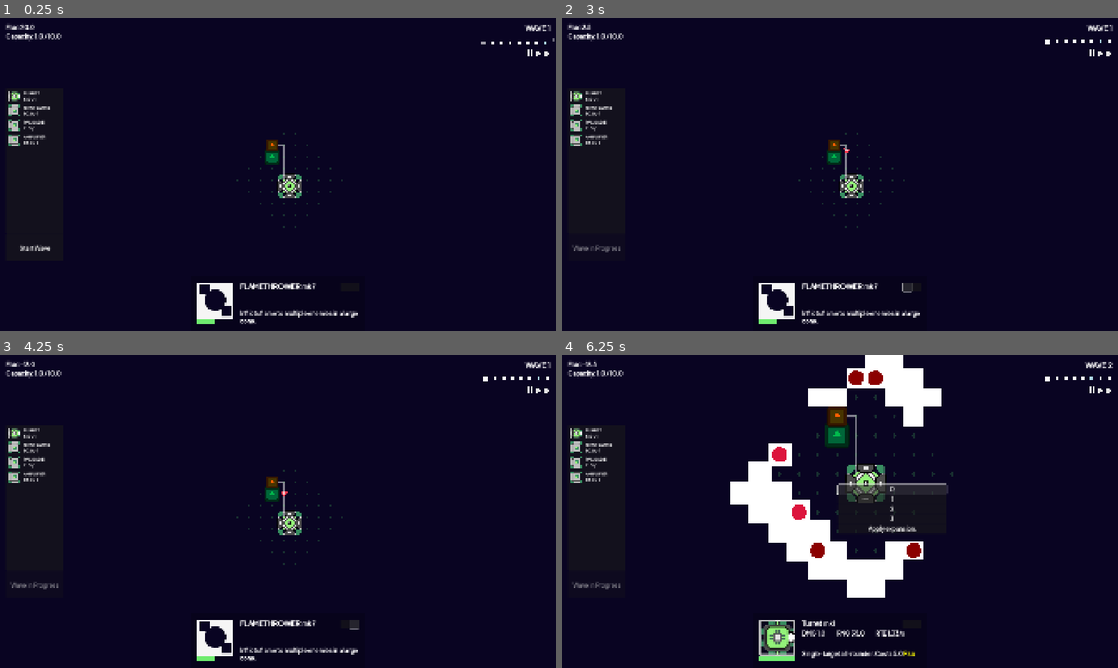
Above: before the commit, frames 1-4 (two rows, left to right).
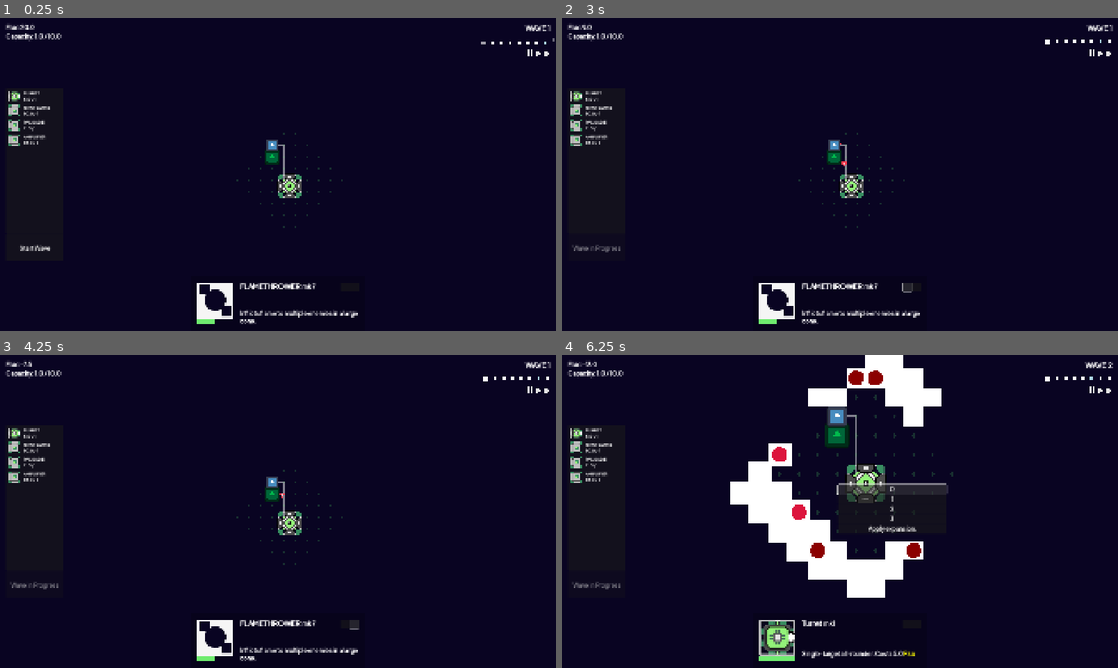
Above: after the commit, the same moments.

Repository: inf-35/tower-defense
Game: Godot game, scene res://island.tscn
Same seed, same stepped clock (60 frames per second), same inputs: the game is played once before the commit and once after it. The engine's default icon, where the game draws it, is replaced by a stand-in: a white triangle on a blue panel in a dark square.
Inputs (mouse positions are in pixels of both pictures, inside the frame that each line leads up to):
- Up to frame 1 (0.25 s): no input
- Up to frame 2 (3 s): click "Start Wave" at 0.5 s; click (1101, 52) at 1.25 s; click (1106, 52) at 2 s; click (906, 287) at 2.75 s
- Up to frame 3 (4.25 s): click (355, 624) at 3.5 s
- Up to frame 4 (6.25 s): click (595, 433) at 4.25 s; move the mouse to (862, 655) at 5.02 s; hold Right (pan_right) 5.03-5.75 s; hold R (rotate_preview) 5.03-5.75 s; click (862, 655) at 5.17 s; click "0" at 5.75 s

The runs differ from the first frame. In frame 1, less than 0.1% of the frame differs, in the area x 47-50%, y 38-43%; in frame 2, 0.1%; in frame 3, 0.1%; in frame 4, 0.5%, in the area x 4-62%, y 2-90%.
Error in both runs: Invalid access to property or key 'type' on a base object of type 'Nil'. (res://UI/inspector.gd:160)

Commit message:
Implemented shields, phasing enemies

Diff:
--- a/Content/Effects/capacity_generator.tres
+++ b/Content/Effects/capacity_generator.tres
@@ -6,7 +6,7 @@
 script = ExtResource("1_760fe")
 params = {
 "base_capacity": 0.0,
-"terrain_conditional_capacity": [1, 5.0]
+"terrain_conditional_capacity": [0, 5.0]
 }
 effect_type = 2
 metadata/_custom_type_script = "uid://bigp8gkrdqok7"
--- a/Content/Health/milita.tres
+++ b/Content/Health/milita.tres
@@ -5,6 +5,5 @@
 [resource]
 script = ExtResource("1_nuaja")
 max_health = 2.0
-regeneration = 0.0
-regen_percent = 0.0
+max_shield = 0.1
 metadata/_custom_type_script = "uid://bxb1t1jy3gjrq"
--- a/Content/attack_data.gd
+++ b/Content/attack_data.gd
@@ -7,11 +7,11 @@
 	set(new_value):
 		range = new_value
 		value_changed.emit(Attributes.id.RANGE)
-@export var cooldown: float = 1.0:
+@export var cooldown: float = 1.0: ##cooldown between attacks
 	set(new_value):
 		cooldown = new_value
 		value_changed.emit(Attributes.id.COOLDOWN)
-@export var radius: float = 0.0:
+@export var radius: float = 0.0: ##range of AOE effect
 	set(new_value):
 		radius = new_value
 		value_changed.emit(Attributes.id.RADIUS)
@@ -19,6 +19,7 @@
 	set(new_value):
 		damage = new_value
 		value_changed.emit(Attributes.id.DAMAGE)
+@export var breaking: bool = false ##can this attack damage shields?
 
 @export var status_effects: Array[StatusEffectPrototype] = []
 @export var modifiers: Array[ModifierDataPrototype] = []
@@ -55,6 +56,7 @@
 	hit_data.damage = damage
 	hit_data.expected_damage = damage
 	hit_data.radius = radius
+	hit_data.breaking = breaking
 	hit_data.modifiers = generate_modifiers()
 	hit_data.status_effects = format_status_effects()
 
--- a/Content/health_data.gd
+++ b/Content/health_data.gd
@@ -14,3 +14,5 @@
 	set(new_value):
 		regen_percent = new_value
 		value_changed.emit(Attributes.id.REGEN_PERCENT)
+
+@export var max_shield: float = 0.0
--- a/Indexes/wave_enemies.gd
+++ b/Indexes/wave_enemies.gd
@@ -13,15 +13,15 @@
 
 const UNIT_DATA: Dictionary[Units.Type, Dictionary] = {
 	Units.Type.BASIC:   {"cost": 10, "tags": [&"GRUNT", &"MELEE"], "wave": 0},
-	Units.Type.BUFF:    {"cost": 20, "tags": [	&"SUPPORT"], "wave": 4},
+	Units.Type.BUFF:    {"cost": 20, "tags": [&"SUPPORT"], "wave": 4},
 	Units.Type.DRIFTER: {"cost": 30, "tags": [&"GRUNT", &"SIEGE"], "wave": 8},
 	Units.Type.ARCHER:  {"cost": 40, "tags": [&"RANGED", &"SIEGE", &"SQUISHY"], "wave": 12},
 }
 
 # --- director configuration ---
-const BASE_BUDGET: float = 50.0
-const BUDGET_PER_WAVE: float = 20.0
-const QUADRATIC_BUDGET_SCALING: float = 0.4
+const BASE_BUDGET: float = 40.0
+const BUDGET_PER_WAVE: float = 24.0
+const QUADRATIC_BUDGET_SCALING: float = 1.2
 
 # the main public function, now a procedural generator
 static func get_enemies_for_wave(wave: int) -> Array[Array]:
--- a/Objects/EventData/hit_data.gd
+++ b/Objects/EventData/hit_data.gd
@@ -1,15 +1,16 @@
 extends EventData
 class_name HitData #stores information about a hit (runtime)
 
-var source: Unit #dealer of hit
-var target: Unit #receiver of hit
+var source: Unit ##dealer of hit
+var target: Unit ##receiver of hit
 
 var damage: float = 0.0
-var radius: float = 0.0 #AOE effect of the hit
+var radius: float = 0.0 ##AOE effect range of the hit
+var breaking: bool = false ##can this hit damage shields?
 var modifiers: Array[Modifier] = []
-var status_effects: Dictionary[Attributes.Status, Vector2] = {} #Attributes.Status -> Vector2(stack, cooldown)
+var status_effects: Dictionary[Attributes.Status, Vector2] = {} ##Attributes.Status -> Vector2(stack, cooldown)
 
-var expected_damage: float = 0.0 #see TargetingCoordinator, projected amount of damage caused
+var expected_damage: float = 0.0 ##see TargetingCoordinator, projected amount of damage caused
 
 var vfx_on_spawn : VFXInfo #see VFXManager and VFXInstance
 var vfx_on_impact : VFXInfo
--- a/UnitComponents/health_component.gd
+++ b/UnitComponents/health_component.gd
@@ -5,7 +5,6 @@
 signal health_changed(new_health: float)
 
 @export var health_data: HealthData = preload("res://Content/Health/tower_default.tres")
-
 
 var _modifiers_component: ModifiersComponent
 
@@ -25,6 +24,8 @@
 
 		if health < 0.01:
 			died.emit()
+var shield: float = health_data.max_shield #not linked to a attribute, simple counter
+#NOTE: shield does not support fancy effects, like boosts to shield as it is not linked to the modifiers component system
 
 func inject_components(modifiers_component: ModifiersComponent):
 	if modifiers_component != null:
@@ -58,8 +59,8 @@
 		hitbox.monitoring = false
 		hitbox.monitorable = true
 
+	shield = health_data.max_shield
 	UI.update_unit_health.emit(unit, max_health, health)
-
 
 func _ready():
 	pass
@@ -67,11 +68,6 @@
 	#_stagger = randi_range(0, _STAGGER_CYCLE)
 
 func _process(delta : float) -> void:
-	#_stagger += 1
-	#_accumulated_delta += delta
-	#if _stagger % _STAGGER_CYCLE != 1:
-		#return
-
 	var regeneration: float = get_stat(_modifiers_component, health_data, Attributes.id.REGENERATION)
 	var regen_percent: float = get_stat(_modifiers_component, health_data, Attributes.id.REGEN_PERCENT)
 	if regeneration == 0 and regen_percent == 0:
--- a/UnitComponents/navigation_component.gd
+++ b/UnitComponents/navigation_component.gd
@@ -6,7 +6,14 @@
 
 var movement_component: MovementComponent
 var goal: Vector2i = Vector2i.ZERO
-@export var ignore_walls: bool = false
+@export var ignore_walls: bool = false ##ignore walls during pathfinding?
+
+# --- deviation state ---
+const DEVIATION_INTERVAL: float = 0.6 # how often to pick a new random offset (in seconds)
+const DEVIATION_MAGNITUDE: float = Island.CELL_SIZE * 0.3 # how far the unit can stray
+
+var _deviation_timer: float = 0.0
+var _current_deviation: Vector2 = Vector2.ZERO
 
 var blocking_tower: Tower:
 	set(nt):
@@ -21,37 +28,29 @@
 		_current_waypoint_index = ncwi
 		if len(_path) > _current_waypoint_index:
 			_current_waypoint = _path[_current_waypoint_index]
-
-		# after advancing the waypoint, re-check our blocking status
 		_re_evaluate_blocking_state()
 
 var _current_waypoint: Vector2i
-
 var _path: Array[Vector2i] = []:
 	set(new_path):
 		_path = new_path
-		# use 'self.' to trigger the setter for the index
 		self._current_waypoint_index = 0
-		# immediately after getting a new path, check if we are blocked
 		_re_evaluate_blocking_state(true)
 
-#single, authoritative function for checking for blocking towers.
+# single, authoritative function for checking for blocking towers
 func _re_evaluate_blocking_state(check_local: bool = false) -> void:
-	if unit.incorporeal:
+	if unit.incorporeal or unit.phasing:
 		self.blocking_tower = null
 		return
 
 	var cells_to_check: Array[Vector2i] = []
-	# 1. check the tile the unit is currently on
 	if is_instance_valid(movement_component) and check_local:
 		cells_to_check.append(movement_component.cell_position)
-	# 2. check the next tile we are moving towards
 	if _current_waypoint_index < _path.size():
 		cells_to_check.append(_path[_current_waypoint_index])
 
 	for cell: Vector2i in cells_to_check:
 		var unit_on_tile: Tower = References.island.get_tower_on_tile(cell)
-
 		if is_instance_valid(unit_on_tile) and unit_on_tile.hostile != unit.hostile and unit_on_tile.blocking:
 			if self.blocking_tower != unit_on_tile:
 				self.blocking_tower = unit_on_tile
@@ -63,91 +62,83 @@
 
 	self.blocking_tower = null
 
+# this function generates a new random offset and resets the timer
+func _update_deviation() -> void:
+	# reset the timer with a little randomness to desynchronize units
+	_deviation_timer = DEVIATION_INTERVAL + randf_range(-0.1, 0.1)
+	# generate a new random direction vector
+	_current_deviation = Vector2.from_angle(randf() * TAU) * DEVIATION_MAGNITUDE
+
 func _ready():
-	Navigation.field_cleared.connect(func():
-		update_path()
-	)
-
+	Navigation.field_cleared.connect(update_path)
 	_STAGGER_CYCLE = 5
 	_stagger += randi_range(0, _STAGGER_CYCLE)
 
 func update_path():
 	var path_data: Navigation.PathData = Navigation.find_path(movement_component.cell_position, goal, ignore_walls)
+
+	# when the path is updated, we must also update our deviation to ensure responsiveness
+	_update_deviation()
+
 	if path_data.status == Navigation.PathData.Status.BUILDING_PATH:
-		Navigation.request_path_promise(Navigation.PathPromise.new( #request a path for later
-			self,
-			movement_component.cell_position,
-			goal,
-			ignore_walls
-		))
-		unit.graphics.modulate = Color(0.0, 1.0, 1.0)
-		get_tree().create_timer(0.2).timeout.connect(func():
-			unit.graphics.modulate = Color(1.0, 1.0, 1.0)
-		)
-	else: #path built/ no path found
-		_path = path_data.path
-		unit.graphics.modulate = Color(1.0, 0.0, 1.0)
-		get_tree().create_timer(0.2).timeout.connect(func():
-			unit.graphics.modulate = Color(1.0, 1.0, 1.0)
-		)
-
-func receive_path_data(path_data: Navigation.PathData): #used by Navigation to fulfill promises
-	if path_data.status == Navigation.PathData.Status.BUILDING_PATH: #keep requesting path until we get back a good reply
 		Navigation.request_path_promise(Navigation.PathPromise.new(
-			self,
-			movement_component.cell_position,
-			goal,
-			ignore_walls
+			self, movement_component.cell_position, goal, ignore_walls
 		))
 	else:
-		_path = path_data.path
-		unit.graphics.modulate = Color(1.0, 0.0, 0.0)
-		get_tree().create_timer(0.2).timeout.connect(func():
-			unit.graphics.modulate = Color(1.0, 1.0, 1.0)
-		)
+		self._path = path_data.path
+
+func receive_path_data(path_data: Navigation.PathData):
+	_update_deviation() # also update deviation when a promise is fulfilled
+	if path_data.status == Navigation.PathData.Status.BUILDING_PATH:
+		Navigation.request_path_promise(Navigation.PathPromise.new(
+			self, movement_component.cell_position, goal, ignore_walls
+		))
+	else:
+		self._path = path_data.path
 
 func _process(delta: float):
 	_stagger += 1
 	if _stagger % _STAGGER_CYCLE != 1:
 		return
-
 	if movement_component == null:
 		return
+
+	# --- deviation timer logic ---
+	_deviation_timer -= delta
+	if _deviation_timer <= 0.0:
+		_update_deviation()
 
 	# 1. ensure we have a path
 	if _path.is_empty():
 		update_path()
 		if _path.is_empty():
 			movement_component.target_direction = Vector2.ZERO
-
 			_STAGGER_CYCLE = 2
 			return
 
 	_STAGGER_CYCLE = 5
-	# 2. check for a block *before* issuing any movement commands
+
+	# 2. handle blocking state
 	if is_instance_valid(blocking_tower):
 		var current_cell_center: Vector2 = Island.cell_to_position(movement_component.cell_position)
 		var tower_position: Vector2 = blocking_tower.global_position
 		var direction_to_tower: Vector2 = (tower_position - current_cell_center).normalized()
-
-		# the target is halfway towards the edge of the current cell, facing the tower
 		var target_pos: Vector2 = current_cell_center + direction_to_tower * (Island.CELL_SIZE * 0.1)
 
-		# command the movement component to move to this intermediate point
+		# note: we do not apply deviation when blocked to ensure the unit stops neatly
 		movement_component.target_position = target_pos
 		return
 
-	# 3. if not blocked, issue the command to move to the current waypoint
-	movement_component.target_position = Island.cell_to_position(_current_waypoint)
-	# 4. check for arrival at the waypoint to advance the path
+	# 3. if not blocked, issue the command to move to the deviated waypoint
+	var waypoint_pos: Vector2 = Island.cell_to_position(_current_waypoint)
+	movement_component.target_position = waypoint_pos + _current_deviation
+
+	# 4. check for arrival at the (non-deviated) waypoint to advance the path
 	if movement_component.cell_position == goal:
 		return
-
-	if (movement_component.position - Island.cell_to_position(_current_waypoint)).length_squared() < 50:
-		# use 'self.' to trigger the setter, which will re-evaluate blocking for the next tile
+	if (movement_component.position - waypoint_pos).length_squared() < 50:
 		self._current_waypoint_index += 1
 
-#TODO: implement temporal-based caches
 func get_position_in_future(t: float) -> Vector2:
 	if movement_component == null:
 		return unit.global_position
--- a/UnitComponents/tower.gd
+++ b/UnitComponents/tower.gd
@@ -4,9 +4,9 @@
 signal adjacency_updated(new_adjacencies: Dictionary[Vector2i, Tower]) #Island hooks onto this
 
 @export var type: Towers.Type
-@export var blocking: bool = true #does this tower block enemy units from passing through
+@export var blocking: bool = true ##does this tower block enemy units from passing through?
 
-@export var turret: Node2D #this is the part of the turret that turns to face and shoot
+@export var turret: Node2D ##this is the part of the turret that turns to face and shoot
 
 enum Facing {
 	UP,
--- a/UnitComponents/unit.gd
+++ b/UnitComponents/unit.gd
@@ -5,9 +5,10 @@
 signal components_ready()
 signal died()
 #core behaviours
-@export var incorporeal: bool
-@export var hostile: bool
-@export var attack_only_when_blocked: bool
+@export var incorporeal: bool ##this unit basically doesnt exist (think tower previews)
+@export var phasing: bool ##this unit can phase through walls NOTE: change navigation component's ignore_walls to modify pathfinding behaviour
+@export var hostile: bool ##is this unit hostile to the player?
+@export var attack_only_when_blocked: bool ##does this unit attack only if blocked by a tower?
 
 @export_category("Presentation")
 @export var stat_displays : Array[StatDisplayInfo] = []
@@ -263,14 +264,22 @@
 	evt.data = hit
 
 	on_event.emit(evt) #trigger any post-hit-received effects, accordingly mutate evt.data
-
-	var benchmark: float = health_component.health
-	health_component.health -= evt.data.damage
+	var damage: float = evt.data.damage
+	#shield phase
+	var absorbed_damage: float = 0.0
+	if evt.data.breaking:
+		absorbed_damage = min(damage, health_component.shield)
+		health_component.shield -= absorbed_damage
+		damage -= absorbed_damage
+	#health phase
+	var benchmark: float = health_component.health #NOTE: this indirect system of measurement is used due to custom setter functionality
+	if is_zero_approx(health_component.shield): #direct damage is not taken if there is a shield remaining
+		health_component.health -= evt.data.damage
 	var delta_health: float = benchmark - health_component.health #measure damage caused
 	#compose a hit report, and send it to the source of the hit
 	var hit_report := HitReportData.new()
-	hit_report.damage_caused = delta_health
-	if benchmark >= 0.01 and health_component.health < 0.01:
+	hit_report.damage_caused = delta_health + absorbed_damage #damage absorbed by the shield is also included
+	if benchmark >= 0.01 and is_zero_approx(health_component.health): #TODO: separation of logic (decouple shader)
 		hit_report.death_caused = true
 		ParticleManager.play_particles(ID.Particles.ENEMY_DEATH_SPARKS, self.global_position, (self.global_position - source_position).angle())
 	else:
--- a/Units/Towers/breach/breach.tscn
+++ b/Units/Towers/breach/breach.tscn
@@ -1,27 +1,19 @@
-[gd_scene load_steps=9 format=3 uid="uid://ccf4np3sitvsx"]
+[gd_scene load_steps=7 format=3 uid="uid://ccf4np3sitvsx"]
 
 [ext_resource type="Script" uid="uid://glk50fqtygyn" path="res://UnitComponents/tower.gd" id="1_wfd5r"]
-[ext_resource type="Script" uid="uid://ytjls7y0k8wv" path="res://Content/stat_display_info.gd" id="2_llxgu"]
 [ext_resource type="Script" uid="uid://bj2kqlul6w1an" path="res://UnitComponents/movement_component.gd" id="6_bnfe5"]
 [ext_resource type="Resource" uid="uid://ce3mgj1gxv4wo" path="res://Content/Movement/immobile_mvmt.tres" id="7_i8ig8"]
 [ext_resource type="Texture2D" uid="uid://dabd71sica5nc" path="res://Assets/icon.svg" id="8_nbca8"]
 [ext_resource type="Script" uid="uid://bf3ddv1v3h1o7" path="res://Content/Behaviors/breach_behavior.gd" id="9_fnp7j"]
 [ext_resource type="Script" uid="uid://bpd0vj57rmxpn" path="res://UnitComponents/modifiers_component.gd" id="10_br75j"]
 
-[sub_resource type="Resource" id="Resource_shlxc"]
-script = ExtResource("2_llxgu")
-label = "WAV"
-special_modifier = 8
-metadata/_custom_type_script = "uid://ytjls7y0k8wv"
-
-[node name="Breach" type="Node2D" node_paths=PackedStringArray("behavior", "modifiers_component", "movement_component")]
+[node name="Breach" type="Node2D" node_paths=PackedStringArray("behavior", "graphics", "modifiers_component", "movement_component")]
 z_index = 1
 script = ExtResource("1_wfd5r")
 type = 9
 blocking = false
-hostile = true
-stat_displays = Array[ExtResource("2_llxgu")]([SubResource("Resource_shlxc")])
 behavior = NodePath("BreachBehavior")
+graphics = NodePath("Graphics")
 modifiers_component = NodePath("ModifiersComponent")
 movement_component = NodePath("MovementComponent")
 metadata/_custom_type_script = "uid://glk50fqtygyn"
--- a/Units/Towers/cannon/cannon.tscn
+++ b/Units/Towers/cannon/cannon.tscn
@@ -1,11 +1,7 @@
-[gd_scene load_steps=16 format=3 uid="uid://crffqaa5utxrm"]
+[gd_scene load_steps=12 format=3 uid="uid://crffqaa5utxrm"]
 
 [ext_resource type="Script" uid="uid://glk50fqtygyn" path="res://UnitComponents/tower.gd" id="1_8ywdl"]
 [ext_resource type="Script" uid="uid://cs61b35p7jme8" path="res://Content/Behaviors/default_tower_behavior.gd" id="2_8g1yo"]
-[ext_resource type="Script" uid="uid://ytjls7y0k8wv" path="res://Content/stat_display_info.gd" id="2_nx7ew"]
-[ext_resource type="Resource" uid="uid://chohow8sxqky1" path="res://Content/StatDisplays/damage.tres" id="3_ij6wa"]
-[ext_resource type="Resource" uid="uid://c75nwxacopwiv" path="res://Content/StatDisplays/range.tres" id="4_ybq1v"]
-[ext_resource type="Resource" uid="uid://b6anrk53urna4" path="res://Content/StatDisplays/hitrate.tres" id="5_cxfra"]
 [ext_resource type="Resource" uid="uid://cr2yw0v4l47xc" path="res://Units/Towers/cannon/cannon_attack.tres" id="7_2qmy6"]
 [ext_resource type="Script" uid="uid://bj2kqlul6w1an" path="res://UnitComponents/movement_component.gd" id="7_7aysu"]
 [ext_resource type="Texture2D" uid="uid://xqdlxxt01vpm" path="res://Assets/railgun_base.svg" id="8_mqjx8"]
@@ -21,7 +17,6 @@
 script = ExtResource("1_8ywdl")
 type = 4
 turret = NodePath("Graphics/Turret")
-stat_displays = Array[ExtResource("2_nx7ew")]([ExtResource("3_ij6wa"), ExtResource("4_ybq1v"), ExtResource("5_cxfra")])
 behavior = NodePath("DefaultTowerBehavior")
 graphics = NodePath("Graphics")
 modifiers_component = NodePath("ModifiersComponent")
--- a/Units/Towers/generator/generator.tscn
+++ b/Units/Towers/generator/generator.tscn
@@ -1,7 +1,6 @@
-[gd_scene load_steps=11 format=3 uid="uid://y3fmjqd4dpgt"]
+[gd_scene load_steps=9 format=3 uid="uid://y3fmjqd4dpgt"]
 
 [ext_resource type="Script" uid="uid://glk50fqtygyn" path="res://UnitComponents/tower.gd" id="1_ein27"]
-[ext_resource type="Script" uid="uid://ytjls7y0k8wv" path="res://Content/stat_display_info.gd" id="2_fjids"]
 [ext_resource type="Script" uid="uid://cvqwjq7kfsrua" path="res://Content/effect_prototype.gd" id="3_c84km"]
 [ext_resource type="Script" uid="uid://bj2kqlul6w1an" path="res://UnitComponents/movement_component.gd" id="3_p4o20"]
 [ext_resource type="Resource" uid="uid://ce3mgj1gxv4wo" path="res://Content/Movement/immobile_mvmt.tres" id="4_0fd6n"]
@@ -10,17 +9,10 @@
 [ext_resource type="Texture2D" uid="uid://dabd71sica5nc" path="res://Assets/icon.svg" id="8_w5o8d"]
 [ext_resource type="Script" uid="uid://bpd0vj57rmxpn" path="res://UnitComponents/modifiers_component.gd" id="9_qtlu4"]
 
-[sub_resource type="Resource" id="Resource_v8yu7"]
-script = ExtResource("2_fjids")
-label = "CAP "
-special_modifier = 7
-metadata/_custom_type_script = "uid://ytjls7y0k8wv"
-
 [node name="Generator" type="Node2D" node_paths=PackedStringArray("graphics", "modifiers_component", "health_component", "movement_component")]
 z_index = 1
 script = ExtResource("1_ein27")
 type = 5
-stat_displays = Array[ExtResource("2_fjids")]([SubResource("Resource_v8yu7")])
 graphics = NodePath("Graphics")
 modifiers_component = NodePath("ModifiersComponent")
 health_component = NodePath("HealthComponent")
--- a/Units/Towers/minigun/minigun.tscn
+++ b/Units/Towers/minigun/minigun.tscn
@@ -1,12 +1,8 @@
-[gd_scene load_steps=16 format=3 uid="uid://c05d2jkf6watt"]
+[gd_scene load_steps=12 format=3 uid="uid://c05d2jkf6watt"]
 
 [ext_resource type="Script" uid="uid://glk50fqtygyn" path="res://UnitComponents/tower.gd" id="1_p8fod"]
-[ext_resource type="Script" uid="uid://ytjls7y0k8wv" path="res://Content/stat_display_info.gd" id="2_hnuds"]
-[ext_resource type="Resource" uid="uid://chohow8sxqky1" path="res://Content/StatDisplays/damage.tres" id="3_xyohd"]
-[ext_resource type="Resource" uid="uid://c75nwxacopwiv" path="res://Content/StatDisplays/range.tres" id="4_6sr55"]
 [ext_resource type="Script" uid="uid://bj2kqlul6w1an" path="res://UnitComponents/movement_component.gd" id="4_u5d3m"]
 [ext_resource type="Resource" uid="uid://ce3mgj1gxv4wo" path="res://Content/Movement/immobile_mvmt.tres" id="5_rcw2d"]
-[ext_resource type="Resource" uid="uid://b6anrk53urna4" path="res://Content/StatDisplays/hitrate.tres" id="5_tso3j"]
 [ext_resource type="Script" uid="uid://cs61b35p7jme8" path="res://Content/Behaviors/default_tower_behavior.gd" id="6_ae8wi"]
 [ext_resource type="Script" uid="uid://b016qjmysn53e" path="res://UnitComponents/health_component.gd" id="6_xfntl"]
 [ext_resource type="Script" uid="uid://bpd0vj57rmxpn" path="res://UnitComponents/modifiers_component.gd" id="8_7vwtd"]
@@ -21,7 +17,6 @@
 script = ExtResource("1_p8fod")
 type = 4
 turret = NodePath("Graphics/Turret")
-stat_displays = Array[ExtResource("2_hnuds")]([ExtResource("3_xyohd"), ExtResource("4_6sr55"), ExtResource("5_tso3j")])
 behavior = NodePath("DefaultTowerBehavior")
 graphics = NodePath("Graphics")
 modifiers_component = NodePath("ModifiersComponent")
--- a/Units/Towers/turret/turret.tscn
+++ b/Units/Towers/turret/turret.tscn
@@ -1,14 +1,10 @@
-[gd_scene load_steps=16 format=3 uid="uid://cjv7g5iwxihva"]
+[gd_scene load_steps=12 format=3 uid="uid://cjv7g5iwxihva"]
 
 [ext_resource type="Script" uid="uid://glk50fqtygyn" path="res://UnitComponents/tower.gd" id="1_lj076"]
-[ext_resource type="Script" uid="uid://ytjls7y0k8wv" path="res://Content/stat_display_info.gd" id="2_bjwbf"]
 [ext_resource type="Script" uid="uid://cs61b35p7jme8" path="res://Content/Behaviors/default_tower_behavior.gd" id="3_i3qpa"]
-[ext_resource type="Resource" uid="uid://chohow8sxqky1" path="res://Content/StatDisplays/damage.tres" id="3_qo260"]
 [ext_resource type="Script" uid="uid://bj2kqlul6w1an" path="res://UnitComponents/movement_component.gd" id="3_soln4"]
 [ext_resource type="Resource" uid="uid://ce3mgj1gxv4wo" path="res://Content/Movement/immobile_mvmt.tres" id="4_joj2e"]
-[ext_resource type="Resource" uid="uid://c75nwxacopwiv" path="res://Content/StatDisplays/range.tres" id="4_rvgqw"]
 [ext_resource type="Script" uid="uid://b016qjmysn53e" path="res://UnitComponents/health_component.gd" id="5_liko0"]
-[ext_resource type="Resource" uid="uid://b6anrk53urna4" path="res://Content/StatDisplays/hitrate.tres" id="5_u6um7"]
 [ext_resource type="Script" uid="uid://c7bx77xcy58x8" path="res://UnitComponents/range_component.gd" id="6_ug8w7"]
 [ext_resource type="Script" uid="uid://detgar3t50qgi" path="res://UnitComponents/attack_component.gd" id="7_lkyt2"]
 [ext_resource type="Resource" uid="uid://b026mhuu7c8a1" path="res://Units/Towers/turret/turret_attack.tres" id="8_rghec"]
@@ -21,7 +17,6 @@
 script = ExtResource("1_lj076")
 type = 2
 turret = NodePath("Graphics/Turret")
-stat_displays = Array[ExtResource("2_bjwbf")]([ExtResource("3_qo260"), ExtResource("4_rvgqw"), ExtResource("5_u6um7")])
 behavior = NodePath("DefaultTowerBehavior")
 graphics = NodePath("Graphics")
 modifiers_component = NodePath("ModifiersComponent")
--- a/Units/Towers/turret/turret_attack.tres
+++ b/Units/Towers/turret/turret_attack.tres
@@ -18,6 +18,7 @@
 range = 35.0
 cooldown = 0.75
 damage = 1.0
+breaking = true
 vfx_on_spawn = SubResource("Resource_e3651")
 projectile_speed = 80.0
 metadata/_custom_type_script = "uid://bxee20ha7a0bv"
